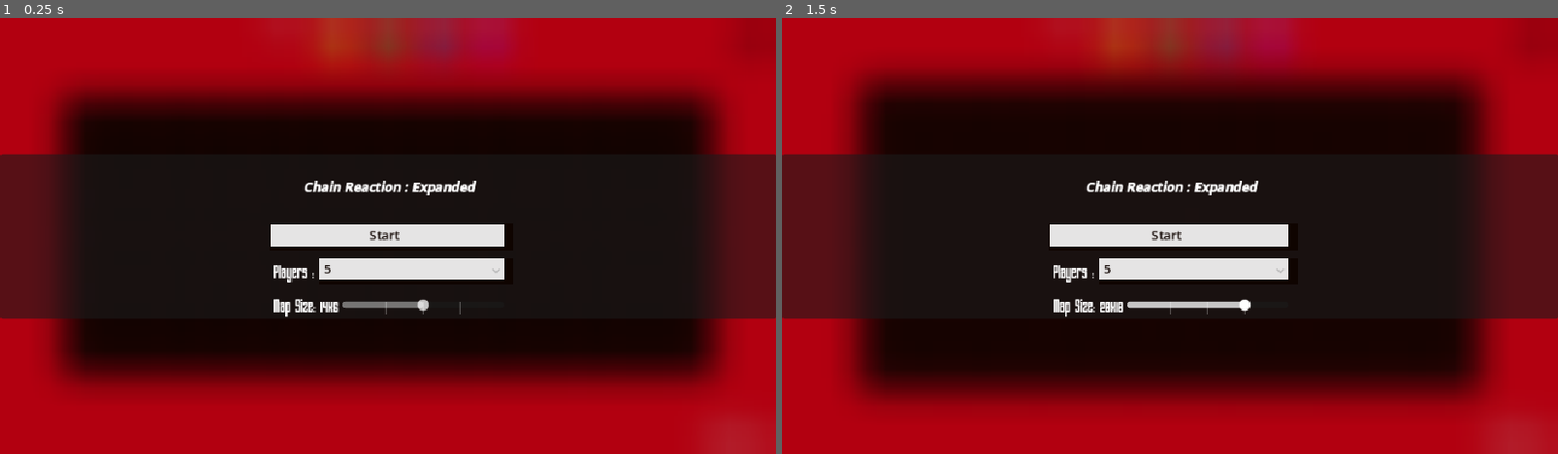
Above: before the commit, frames 1-2 (left to right).
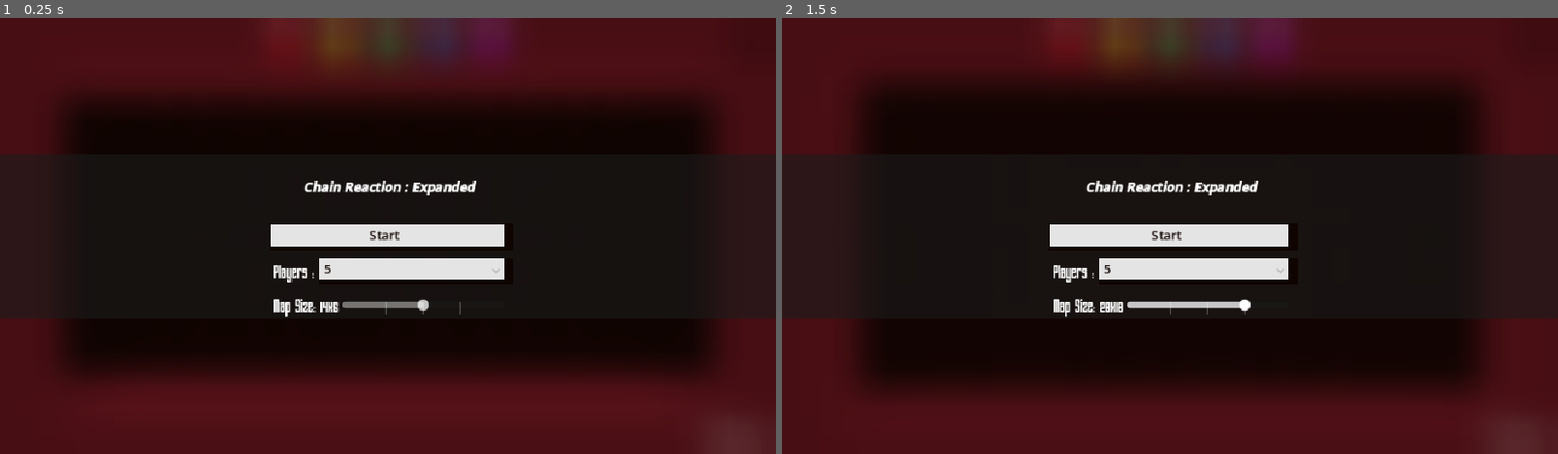
Above: after the commit, the same moments.

Repository: Meansofa/GodotPresets
Game: Godot game, scene res://main.tscn
Same seed, same stepped clock (60 frames per second), same inputs: the game is played once before the commit and once after it. The engine's default icon, where the game draws it, is replaced by a stand-in: a white triangle on a blue panel in a dark square. Sound files missing from this copy of the repository are replaced by a short silence.
Inputs (mouse positions are in pixels of both pictures, inside the frame that each line leads up to):
- Up to frame 1 (0.25 s): no input
- Up to frame 2 (1.5 s): click (1239, 305) at 0.5 s; click (875, 96) at 1.27 s

The runs differ from the first frame. In frame 1, 51% of the frame differs, in the area x 0-100%, y 0-100%; in frame 2, 49%.

Commit message:
made the background less bright

Diff:
--- a/Scenes/cell_spawner.tscn
+++ b/Scenes/cell_spawner.tscn
@@ -122,6 +122,7 @@
 size_flags_horizontal = 4
 size_flags_vertical = 4
 focus_mode = 0
+mouse_default_cursor_shape = 2
 theme = ExtResource("1_xf86b")
 script = SubResource("GDScript_p5304")
 cell = ExtResource("1_y6xxv")
--- a/Scenes/player_1.tscn
+++ b/Scenes/player_1.tscn
@@ -57,7 +57,7 @@
 
 [sub_resource type="Gradient" id="Gradient_hchrr"]
 offsets = PackedFloat32Array(0.355263, 0.453947, 0.539474, 1, 5)
-colors = PackedColorArray(1, 0, 0.0941176, 1, 1, 0, 0.0941176, 1, 0.219501, 0.219501, 0.219501, 0, 0.631373, 0.631373, 0.631373, 0, 0, 0, 0, 1)
+colors = PackedColorArray(1, 0, 0.0941176, 1, 1, 0, 0.0166664, 1, 0.219501, 0.219501, 0.219501, 0, 0.631373, 0.631373, 0.631373, 0, 0, 0, 0, 1)
 
 [sub_resource type="GradientTexture2D" id="GradientTexture2D_qjwgr"]
 gradient = SubResource("Gradient_hchrr")
--- a/main.tscn
+++ b/main.tscn
@@ -358,13 +358,16 @@
 shader_parameter/Shift_Hue = 0.0
 
 [sub_resource type="Gradient" id="Gradient_0ivtn"]
-offsets = PackedFloat32Array(0.506579)
-colors = PackedColorArray(1, 0, 0.0941176, 1)
+offsets = PackedFloat32Array(0, 0.473684, 0.901316)
+colors = PackedColorArray(0.8, 0.16, 0.224, 1, 0.636364, 0.127273, 0.178182, 1, 0.4, 0.08, 0.112, 1)
 
 [sub_resource type="GradientTexture2D" id="GradientTexture2D_l8sjq"]
 gradient = SubResource("Gradient_0ivtn")
-fill_from = Vector2(0.5, 0)
-fill_to = Vector2(0.5, 1)
+fill = 2
+fill_from = Vector2(0.5, 0.526316)
+fill_to = Vector2(1, 0.5)
+metadata/_snap_enabled = true
+metadata/_snap_count = 38
 
 [sub_resource type="GDScript" id="GDScript_v1lwo"]
 script/source = "@tool
@@ -504,6 +507,7 @@
 offset_bottom = 528.0
 grow_horizontal = 0
 scale = Vector2(0.07, 0.07)
+mouse_default_cursor_shape = 2
 theme_override_styles/normal = SubResource("StyleBoxEmpty_1o46k")
 icon = ExtResource("7_v0cpn")
 expand_icon = true
@@ -521,6 +525,7 @@
 grow_horizontal = 0
 scale = Vector2(0.3, 0.3)
 focus_mode = 0
+mouse_default_cursor_shape = 2
 theme_override_styles/normal = SubResource("StyleBoxEmpty_tj6g6")
 script = SubResource("GDScript_bdb2u")
 mute_icon = NodePath("mute_icon")
@@ -592,6 +597,7 @@
 
 [node name="Start" type="Button" parent="UI Canvas/Main_Control/MainMenu/PanelContainer/CenterContainer/VBoxContainer" groups=["Buttons"]]
 layout_mode = 2
+mouse_default_cursor_shape = 2
 text = "Start
 "
 script = SubResource("GDScript_qpbas")
@@ -610,6 +616,7 @@
 layout_mode = 2
 size_flags_horizontal = 3
 focus_mode = 0
+mouse_default_cursor_shape = 2
 selected = 3
 item_count = 11
 popup/item_0/text = "2"
@@ -697,6 +704,7 @@
 offset_right = 34.0
 offset_bottom = 27.0
 grow_horizontal = 2
+mouse_default_cursor_shape = 2
 text = "Restart?"
 script = SubResource("GDScript_s8lf3")
 
@@ -729,37 +737,37 @@
 script = SubResource("GDScript_efxa6")
 
 [connection signal="pressed" from="SpawnersLayer/Cell_spawner" to="SpawnersLayer/Cell_spawner" method="_on_pressed"]
-[connection signal="pressed" from="SpawnersLayer/@Button@76891" to="SpawnersLayer/@Button@76891" method="_on_pressed"]
-[connection signal="pressed" from="SpawnersLayer/@Button@76892" to="SpawnersLayer/@Button@76892" method="_on_pressed"]
-[connection signal="pressed" from="SpawnersLayer/@Button@76893" to="SpawnersLayer/@Button@76893" method="_on_pressed"]
-[connection signal="pressed" from="SpawnersLayer/@Button@76894" to="SpawnersLayer/@Button@76894" method="_on_pressed"]
-[connection signal="pressed" from="SpawnersLayer/@Button@76895" to="SpawnersLayer/@Button@76895" method="_on_pressed"]
-[connection signal="pressed" from="SpawnersLayer/@Button@76896" to="SpawnersLayer/@Button@76896" method="_on_pressed"]
-[connection signal="pressed" from="SpawnersLayer/@Button@76897" to="SpawnersLayer/@Button@76897" method="_on_pressed"]
-[connection signal="pressed" from="SpawnersLayer/@Button@76898" to="SpawnersLayer/@Button@76898" method="_on_pressed"]
-[connection signal="pressed" from="SpawnersLayer/@Button@76899" to="SpawnersLayer/@Button@76899" method="_on_pressed"]
-[connection signal="pressed" from="SpawnersLayer/@Button@76900" to="SpawnersLayer/@Button@76900" method="_on_pressed"]
-[connection signal="pressed" from="SpawnersLayer/@Button@76901" to="SpawnersLayer/@Button@76901" method="_on_pressed"]
-[connection signal="pressed" from="SpawnersLayer/@Button@76902" to="SpawnersLayer/@Button@76902" method="_on_pressed"]
-[connection signal="pressed" from="SpawnersLayer/@Button@76903" to="SpawnersLayer/@Button@76903" method="_on_pressed"]
-[connection signal="pressed" from="SpawnersLayer/@Button@76904" to="SpawnersLayer/@Button@76904" method="_on_pressed"]
-[connection signal="pressed" from="SpawnersLayer/@Button@76905" to="SpawnersLayer/@Button@76905" method="_on_pressed"]
-[connection signal="pressed" from="SpawnersLayer/@Button@76906" to="SpawnersLayer/@Button@76906" method="_on_pressed"]
-[connection signal="pressed" from="SpawnersLayer/@Button@76907" to="SpawnersLayer/@Button@76907" method="_on_pressed"]
-[connection signal="pressed" from="SpawnersLayer/@Button@76908" to="SpawnersLayer/@Button@76908" method="_on_pressed"]
-[connection signal="pressed" from="SpawnersLayer/@Button@76909" to="SpawnersLayer/@Button@76909" method="_on_pressed"]
-[connection signal="pressed" from="SpawnersLayer/@Button@76910" to="SpawnersLayer/@Button@76910" method="_on_pressed"]
-[connection signal="pressed" from="SpawnersLayer/@Button@76911" to="SpawnersLayer/@Button@76911" method="_on_pressed"]
-[connection signal="pressed" from="SpawnersLayer/@Button@76912" to="SpawnersLayer/@Button@76912" method="_on_pressed"]
-[connection signal="pressed" from="SpawnersLayer/@Button@76913" to="SpawnersLayer/@Button@76913" method="_on_pressed"]
-[connection signal="pressed" from="SpawnersLayer/@Button@76914" to="SpawnersLayer/@Button@76914" method="_on_pressed"]
-[connection signal="pressed" from="SpawnersLayer/@Button@76915" to="SpawnersLayer/@Button@76915" method="_on_pressed"]
-[connection signal="pressed" from="SpawnersLayer/@Button@76916" to="SpawnersLayer/@Button@76916" method="_on_pressed"]
-[connection signal="pressed" from="SpawnersLayer/@Button@76917" to="SpawnersLayer/@Button@76917" method="_on_pressed"]
-[connection signal="pressed" from="SpawnersLayer/@Button@76918" to="SpawnersLayer/@Button@76918" method="_on_pressed"]
-[connection signal="pressed" from="SpawnersLayer/@Button@76919" to="SpawnersLayer/@Button@76919" method="_on_pressed"]
-[connection signal="pressed" from="SpawnersLayer/@Button@76920" to="SpawnersLayer/@Button@76920" method="_on_pressed"]
-[connection signal="pressed" from="SpawnersLayer/@Button@76921" to="SpawnersLayer/@Button@76921" method="_on_pressed"]
+[connection signal="pressed" from="SpawnersLayer/@Button@43537" to="SpawnersLayer/@Button@43537" method="_on_pressed"]
+[connection signal="pressed" from="SpawnersLayer/@Button@43538" to="SpawnersLayer/@Button@43538" method="_on_pressed"]
+[connection signal="pressed" from="SpawnersLayer/@Button@43539" to="SpawnersLayer/@Button@43539" method="_on_pressed"]
+[connection signal="pressed" from="SpawnersLayer/@Button@43540" to="SpawnersLayer/@Button@43540" method="_on_pressed"]
+[connection signal="pressed" from="SpawnersLayer/@Button@43541" to="SpawnersLayer/@Button@43541" method="_on_pressed"]
+[connection signal="pressed" from="SpawnersLayer/@Button@43542" to="SpawnersLayer/@Button@43542" method="_on_pressed"]
+[connection signal="pressed" from="SpawnersLayer/@Button@43543" to="SpawnersLayer/@Button@43543" method="_on_pressed"]
+[connection signal="pressed" from="SpawnersLayer/@Button@43544" to="SpawnersLayer/@Button@43544" method="_on_pressed"]
+[connection signal="pressed" from="SpawnersLayer/@Button@43545" to="SpawnersLayer/@Button@43545" method="_on_pressed"]
+[connection signal="pressed" from="SpawnersLayer/@Button@43546" to="SpawnersLayer/@Button@43546" method="_on_pressed"]
+[connection signal="pressed" from="SpawnersLayer/@Button@43547" to="SpawnersLayer/@Button@43547" method="_on_pressed"]
+[connection signal="pressed" from="SpawnersLayer/@Button@43548" to="SpawnersLayer/@Button@43548" method="_on_pressed"]
+[connection signal="pressed" from="SpawnersLayer/@Button@43549" to="SpawnersLayer/@Button@43549" method="_on_pressed"]
+[connection signal="pressed" from="SpawnersLayer/@Button@43550" to="SpawnersLayer/@Button@43550" method="_on_pressed"]
+[connection signal="pressed" from="SpawnersLayer/@Button@43551" to="SpawnersLayer/@Button@43551" method="_on_pressed"]
+[connection signal="pressed" from="SpawnersLayer/@Button@43552" to="SpawnersLayer/@Button@43552" method="_on_pressed"]
+[connection signal="pressed" from="SpawnersLayer/@Button@43553" to="SpawnersLayer/@Button@43553" method="_on_pressed"]
+[connection signal="pressed" from="SpawnersLayer/@Button@43554" to="SpawnersLayer/@Button@43554" method="_on_pressed"]
+[connection signal="pressed" from="SpawnersLayer/@Button@43555" to="SpawnersLayer/@Button@43555" method="_on_pressed"]
+[connection signal="pressed" from="SpawnersLayer/@Button@43556" to="SpawnersLayer/@Button@43556" method="_on_pressed"]
+[connection signal="pressed" from="SpawnersLayer/@Button@43557" to="SpawnersLayer/@Button@43557" method="_on_pressed"]
+[connection signal="pressed" from="SpawnersLayer/@Button@43558" to="SpawnersLayer/@Button@43558" method="_on_pressed"]
+[connection signal="pressed" from="SpawnersLayer/@Button@43559" to="SpawnersLayer/@Button@43559" method="_on_pressed"]
+[connection signal="pressed" from="SpawnersLayer/@Button@43560" to="SpawnersLayer/@Button@43560" method="_on_pressed"]
+[connection signal="pressed" from="SpawnersLayer/@Button@43561" to="SpawnersLayer/@Button@43561" method="_on_pressed"]
+[connection signal="pressed" from="SpawnersLayer/@Button@43562" to="SpawnersLayer/@Button@43562" method="_on_pressed"]
+[connection signal="pressed" from="SpawnersLayer/@Button@43563" to="SpawnersLayer/@Button@43563" method="_on_pressed"]
+[connection signal="pressed" from="SpawnersLayer/@Button@43564" to="SpawnersLayer/@Button@43564" method="_on_pressed"]
+[connection signal="pressed" from="SpawnersLayer/@Button@43565" to="SpawnersLayer/@Button@43565" method="_on_pressed"]
+[connection signal="pressed" from="SpawnersLayer/@Button@43566" to="SpawnersLayer/@Button@43566" method="_on_pressed"]
+[connection signal="pressed" from="SpawnersLayer/@Button@43567" to="SpawnersLayer/@Button@43567" method="_on_pressed"]
 [connection signal="pressed" from="UI Canvas/UI/RestartButton" to="UI Canvas/UI/RestartButton" method="_on_pressed"]
 [connection signal="pressed" from="UI Canvas/UI/MuteButton" to="UI Canvas/UI/MuteButton" method="_on_pressed"]
 [connection signal="visibility_changed" from="UI Canvas/Main_Control/MainMenu" to="UI Canvas/Main_Control/LOD" method="_on_title_screen_visibility_changed"]
--- a/project.godot
+++ b/project.godot
@@ -64,4 +64,5 @@
 
 renderer/rendering_method="gl_compatibility"
 renderer/rendering_method.mobile="gl_compatibility"
+textures/vram_compression/import_etc2_astc=true
 viewport/transparent_background=true
Not shown, changed: export_presets.cfg
